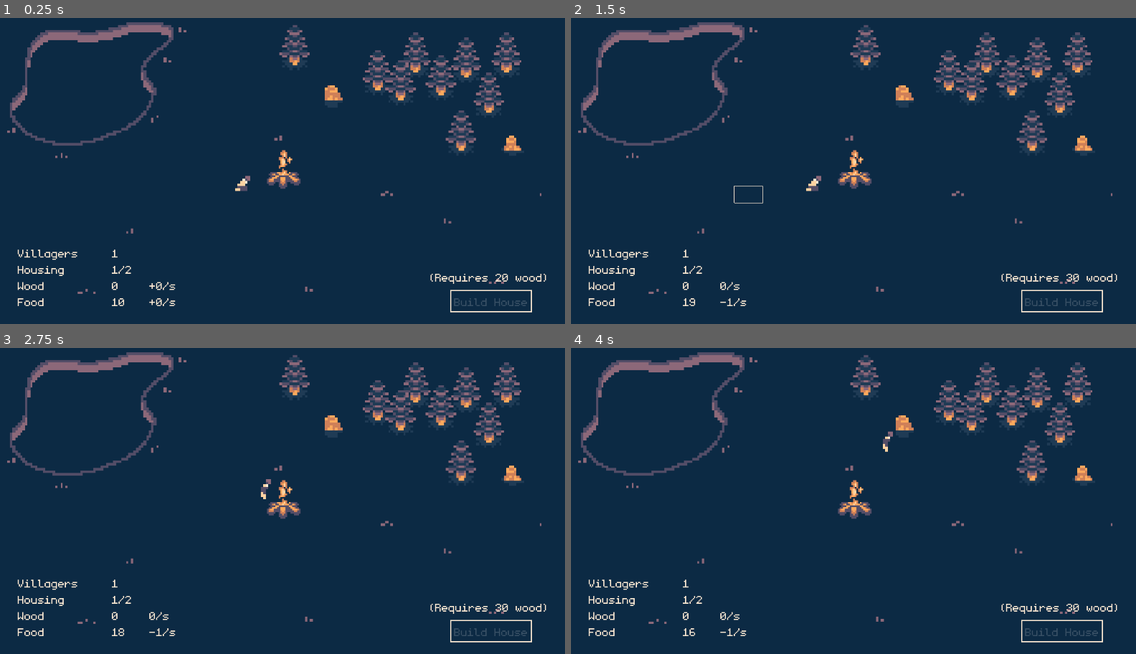
Above: before the commit, frames 1-4 (two rows, left to right).
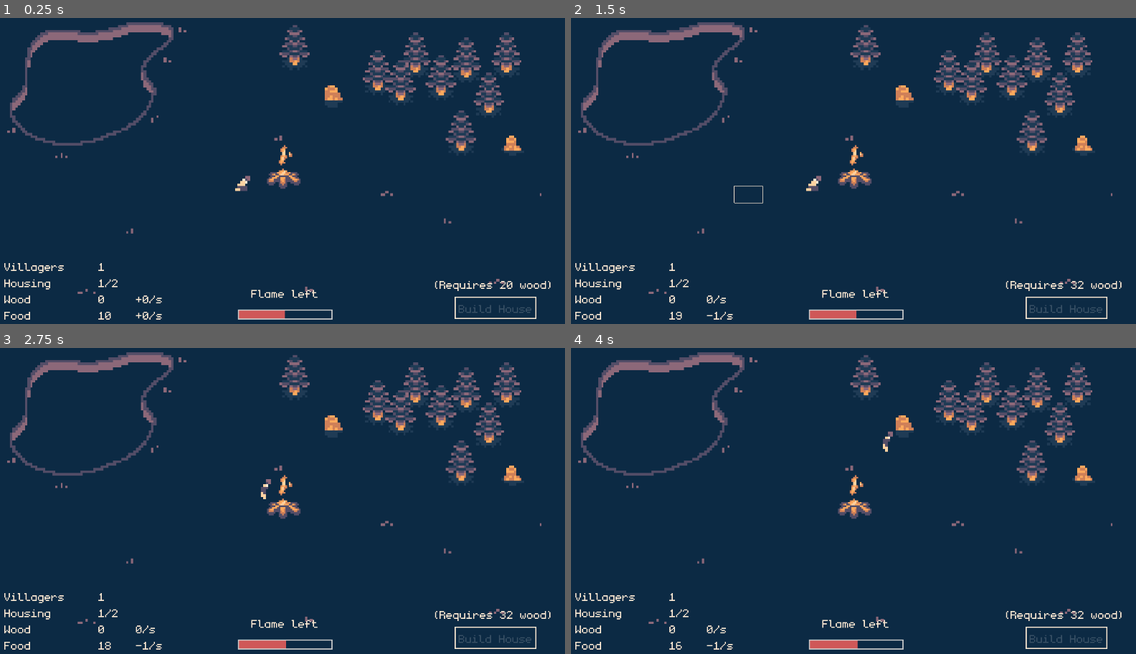
Above: after the commit, the same moments.

Repository: Michael12309/Ludum-Dare-52
Game: Godot game, scene res://Main.tscn
The game is run twice, just before and just after one commit, with the same random seed, the same clock (stepped at 60 frames per second) and the same inputs.
Inputs (mouse positions are in pixels of both pictures, inside the frame that each line leads up to):
- Up to frame 1 (0.25 s): no input
- Up to frame 2 (1.5 s): drag from (938, 82) to (904, 94) at 0.52 s; drag from (734, 186) to (819, 235) at 1.27 s
- Up to frame 3 (2.75 s): move the mouse to (333, 424) at 2.02 s; click (333, 424) at 2.17 s
- Up to frame 4 (4 s): drag from (819, 565) to (678, 448) at 2.77 s; move the mouse to (1023, 549) at 3.52 s; click (1023, 549) at 3.67 s

The runs differ from the first frame. In frame 1, 2.5% of the frame differs, in the area x 0-98%, y 41-99%; in frame 2, 2.4%; in frame 3, 2.5%; in frame 4, 2.5%.

Commit message:
game working, not balanced, needs into

Diff:
--- a/Enemy.tscn
+++ b/Enemy.tscn
@@ -24,9 +24,8 @@
 [sub_resource type="StyleBoxFlat" id=3]
 bg_color = Color( 0.6, 0.6, 0.6, 0 )
 
-[sub_resource type="CapsuleShape2D" id=5]
-radius = 15.0
-height = 12.0
+[sub_resource type="CircleShape2D" id=5]
+radius = 42.0476
 
 [node name="Enemy" type="KinematicBody2D"]
 script = ExtResource( 5 )
@@ -35,7 +34,7 @@
 scale = Vector2( 0.5, 0.5 )
 frames = SubResource( 1 )
 animation = "walk"
-frame = 1
+frame = 2
 playing = true
 
 [node name="CollisionShape2D" type="CollisionShape2D" parent="."]
--- a/EnemyScript.gd
+++ b/EnemyScript.gd
@@ -4,7 +4,7 @@
 var health = max_health
 
 var velocity = Vector2.ZERO
-var speed = 100
+var speed = 60
 var move_to_pos = Vector2.ZERO
 
 var taking_damage_stack = 0
--- a/Fire.tscn
+++ b/Fire.tscn
@@ -6,6 +6,8 @@
 [ext_resource path="res://assets/fire/fire-export1.png" type="Texture" id=4]
 [ext_resource path="res://assets/fire/fire-export2.png" type="Texture" id=5]
 [ext_resource path="res://assets/fire/fire-export3.png" type="Texture" id=6]
+[ext_resource path="res://themes/fire_progress_bar_theme.tres" type="Theme" id=7]
+[ext_resource path="res://FireScript.gd" type="Script" id=8]
 
 [sub_resource type="SpriteFrames" id=1]
 animations = [ {
@@ -19,17 +21,41 @@
 radius = 17.0
 height = 22.0
 
+[sub_resource type="CapsuleShape2D" id=3]
+radius = 52.0
+height = 42.0
+
 [node name="Fire" type="StaticBody2D"]
 position = Vector2( 486, 263 )
+script = ExtResource( 8 )
 
 [node name="AnimatedSprite" type="AnimatedSprite" parent="."]
 position = Vector2( 3, -13 )
 scale = Vector2( 0.5, 0.5 )
 frames = SubResource( 1 )
-frame = 3
+frame = 4
 playing = true
 
 [node name="CollisionShape2D" type="CollisionShape2D" parent="."]
 position = Vector2( 1, 7 )
 rotation = 1.5708
 shape = SubResource( 2 )
+
+[node name="HealthBar" type="ProgressBar" parent="."]
+margin_left = -79.0
+margin_top = 244.0
+margin_right = 86.0
+margin_bottom = 258.0
+theme = ExtResource( 7 )
+value = 80.0
+percent_visible = false
+
+[node name="Area2D" type="Area2D" parent="."]
+
+[node name="CollisionShape2D" type="CollisionShape2D" parent="Area2D"]
+position = Vector2( 1, 7 )
+rotation = 1.5708
+shape = SubResource( 3 )
+
+[connection signal="body_entered" from="Area2D" to="." method="_on_Area2D_body_entered"]
+[connection signal="body_exited" from="Area2D" to="." method="_on_Area2D_body_exited"]
--- /dev/null
+++ b/FireScript.gd
@@ -0,0 +1,32 @@
+extends StaticBody2D
+
+var max_health = 100
+var health = 50 # max_health
+var health_regen = 0.5
+
+var damage_taken = 1
+var taking_damage_stack = 0
+
+# Called every frame. 'delta' is the elapsed time since the previous frame.
+func _process(delta):
+	# health -= taking_damage_stack * damage_taken * delta
+
+	health += health_regen * delta
+
+	health -= taking_damage_stack * damage_taken * delta
+
+	$HealthBar.value = health
+
+	if (health <= 0):
+		# queue_free()
+		pass
+
+
+func _on_Area2D_body_entered(body):
+	if (body.name.begins_with("Enemy") or body.name.begins_with("@Enemy")):
+		taking_damage_stack += 1
+
+
+func _on_Area2D_body_exited(body):
+	if (body.name.begins_with("Enemy") or body.name.begins_with("@Enemy")):
+		taking_damage_stack -= 1
--- a/HUD.tscn
+++ b/HUD.tscn
@@ -17,10 +17,10 @@
 script = ExtResource( 3 )
 
 [node name="ResourcesLabel" type="Label" parent="."]
-margin_left = 47.0
-margin_top = 436.0
-margin_right = 364.0
-margin_bottom = 578.0
+margin_left = 23.0
+margin_top = 460.0
+margin_right = 340.0
+margin_bottom = 602.0
 custom_colors/font_color = Color( 1, 0.92549, 0.839216, 1 )
 custom_fonts/font = SubResource( 1 )
 text = "Villagers     1
@@ -30,10 +30,10 @@
 "
 
 [node name="Button" type="Button" parent="."]
-margin_left = 824.0
-margin_top = 521.0
-margin_right = 960.0
-margin_bottom = 551.0
+margin_left = 832.0
+margin_top = 533.0
+margin_right = 968.0
+margin_bottom = 563.0
 theme = ExtResource( 2 )
 text = "Build House"
 
@@ -41,10 +41,10 @@
 autostart = true
 
 [node name="ChangeLabel" type="Label" parent="."]
-margin_left = 282.0
-margin_top = 436.0
-margin_right = 521.0
-margin_bottom = 563.0
+margin_left = 258.0
+margin_top = 460.0
+margin_right = 497.0
+margin_bottom = 587.0
 custom_colors/font_color = Color( 1, 0.92549, 0.839216, 1 )
 custom_fonts/font = SubResource( 2 )
 text = "
@@ -53,14 +53,24 @@
 +0/s"
 
 [node name="HouseCostLabel" type="Label" parent="."]
-margin_left = 769.0
-margin_top = 479.0
-margin_right = 1007.0
-margin_bottom = 592.0
+margin_left = 777.0
+margin_top = 492.0
+margin_right = 1015.0
+margin_bottom = 605.0
 custom_colors/font_color = Color( 1, 0.92549, 0.839216, 1 )
 custom_fonts/font = SubResource( 2 )
 text = "(Requires 20 wood)"
 align = 1
 
+[node name="FireHealthLabel" type="Label" parent="."]
+margin_left = 405.0
+margin_top = 508.0
+margin_right = 643.0
+margin_bottom = 621.0
+custom_colors/font_color = Color( 1, 0.92549, 0.839216, 1 )
+custom_fonts/font = SubResource( 2 )
+text = "Flame left"
+align = 1
+
 [connection signal="pressed" from="Button" to="." method="_on_Button_pressed"]
 [connection signal="timeout" from="ResourceTimer" to="." method="_on_ResourceTimer_timeout"]
--- a/HUDScript.gd
+++ b/HUDScript.gd
@@ -7,7 +7,7 @@
 var food_count = 20
 var food_increase = 0
 
-var house_cost = 30
+var house_cost = 32
 
 signal build_house
 
@@ -63,6 +63,6 @@
 
 func _on_Button_pressed():
 	wood_count -= house_cost
-	house_cost = round(house_cost * 4.2)
-	housing_count += 2
+	house_cost = round(house_cost * 4.4)
+	housing_count += 3
 	emit_signal("build_house")
--- a/Main.tscn
+++ b/Main.tscn
@@ -40,19 +40,16 @@
 position = Vector2( 448, 324 )
 
 [node name="HouseSpawn1" type="Node2D" parent="YSort"]
-position = Vector2( 374, 442 )
+position = Vector2( 303, 392 )
 
 [node name="HouseSpawn2" type="Node2D" parent="YSort"]
-position = Vector2( 703, 426 )
+position = Vector2( 724, 399 )
 
 [node name="HouseSpawn3" type="Node2D" parent="YSort"]
-position = Vector2( 479, 538 )
+position = Vector2( 387, 480 )
 
 [node name="HouseSpawn4" type="Node2D" parent="YSort"]
-position = Vector2( 556, 458 )
-
-[node name="HouseSpawn5" type="Node2D" parent="YSort"]
-position = Vector2( 662, 537 )
+position = Vector2( 693, 495 )
 
 [node name="VillagerSpawn" type="Node2D" parent="."]
 position = Vector2( 1053, 336 )
@@ -105,11 +102,24 @@
 autostart = true
 
 [node name="EnemyArrive" type="Timer" parent="."]
-wait_time = 4.0
+wait_time = 0.5
 autostart = true
 
-[node name="EnemySpawn" type="Node2D" parent="."]
-position = Vector2( 514, 658 )
+[node name="ShortenEnemySpawn" type="Timer" parent="."]
+wait_time = 10.0
+autostart = true
+
+[node name="EnemySpawn1" type="Node2D" parent="."]
+position = Vector2( 521, 639 )
+
+[node name="EnemySpawn2" type="Node2D" parent="."]
+position = Vector2( -96, 384 )
+
+[node name="EnemySpawn3" type="Node2D" parent="."]
+position = Vector2( 1077, 531 )
+
+[node name="EnemySpawn4" type="Node2D" parent="."]
+position = Vector2( 281, 644 )
 
 [connection signal="build_house" from="HUD" to="." method="_on_HUD_build_house"]
 [connection signal="input_event" from="TreesStaticBody2d" to="." method="_on_TreesStaticBody2d_input_event"]
@@ -120,3 +130,4 @@
 [connection signal="body_exited" from="WoodArea" to="." method="_on_WoodArea_body_exited"]
 [connection signal="timeout" from="VillagerArrive" to="." method="_on_VillagerArrive_timeout"]
 [connection signal="timeout" from="EnemyArrive" to="." method="_on_EnemyArrive_timeout"]
+[connection signal="timeout" from="ShortenEnemySpawn" to="." method="_on_ShortenEnemySpawn_timeout"]
--- a/MainScript.gd
+++ b/MainScript.gd
@@ -13,6 +13,8 @@
 # entered on startup I dont know why
 var villagers_in_pond = -1
 var villagers_in_trees = -1
+
+var enemy_spawn_chance = 30
 
 var house_num = 0
 
@@ -102,14 +104,23 @@
 
 func _on_HUD_build_house():
 	house_num += 1
-	if (house_num <= 5):
+	if (house_num <= 4):
 		var house = housePackedScene.instance()
 		get_node("YSort/HouseSpawn" + str(house_num)).add_child(house)
 
 
 func _on_EnemyArrive_timeout():
-	if randi() % 8 == 0:
+	print('trying', randi() % enemy_spawn_chance)
+	if randi() % enemy_spawn_chance == 0:
 		var enemy = enemyPackedScene.instance()
-		enemy.position = $EnemySpawn.position
+		var loc = get_node("EnemySpawn" + str((randi() % 4) + 1)).position
+		enemy.position = loc
 		$YSort.add_child(enemy)
 		enemy.move_to($YSort/Fire.position)
+
+
+func _on_ShortenEnemySpawn_timeout():
+	enemy_spawn_chance = int(enemy_spawn_chance / 1.2)
+	if (enemy_spawn_chance < 1):
+		enemy_spawn_chance = 1
+	print(enemy_spawn_chance)
--- /dev/null
+++ b/themes/fire_progress_bar_theme.tres
@@ -0,0 +1,22 @@
+[gd_resource type="Theme" load_steps=3 format=2]
+
+[sub_resource type="StyleBoxFlat" id=1]
+bg_color = Color( 0.6, 0.6, 0.6, 0 )
+border_width_left = 2
+border_width_top = 2
+border_width_right = 2
+border_width_bottom = 2
+expand_margin_left = 2.0
+expand_margin_right = 2.0
+expand_margin_top = 2.0
+expand_margin_bottom = 2.0
+
+[sub_resource type="StyleBoxFlat" id=2]
+bg_color = Color( 0.815686, 0.34902, 0.34902, 1 )
+
+[resource]
+ProgressBar/colors/font_color = Color( 0.94, 0.94, 0.94, 1 )
+ProgressBar/colors/font_color_shadow = Color( 0, 0, 0, 1 )
+ProgressBar/fonts/font = null
+ProgressBar/styles/bg = SubResource( 1 )
+ProgressBar/styles/fg = SubResource( 2 )
Not shown: 1 places in Fire.tscn that only renumber resources
